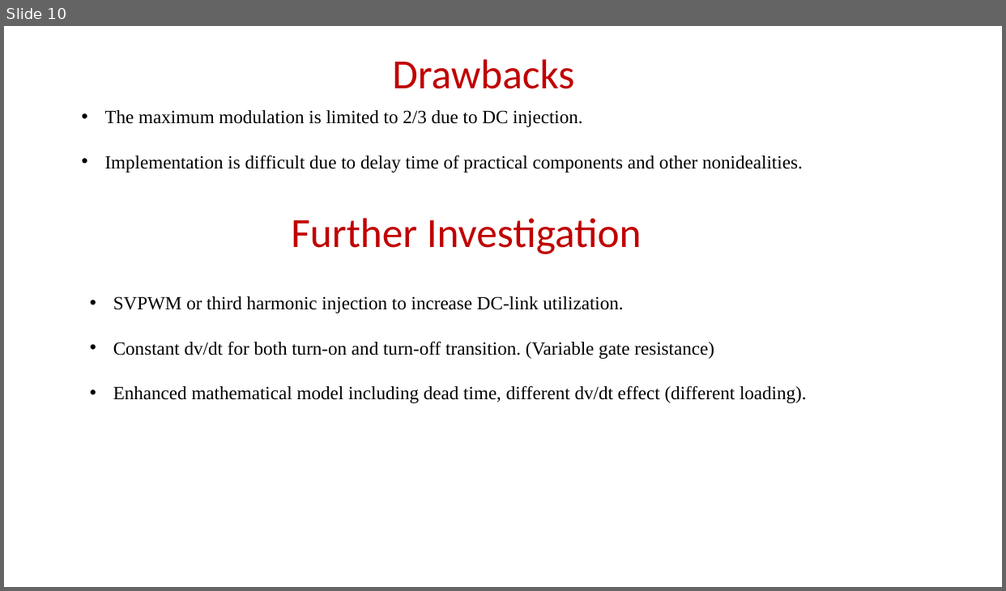
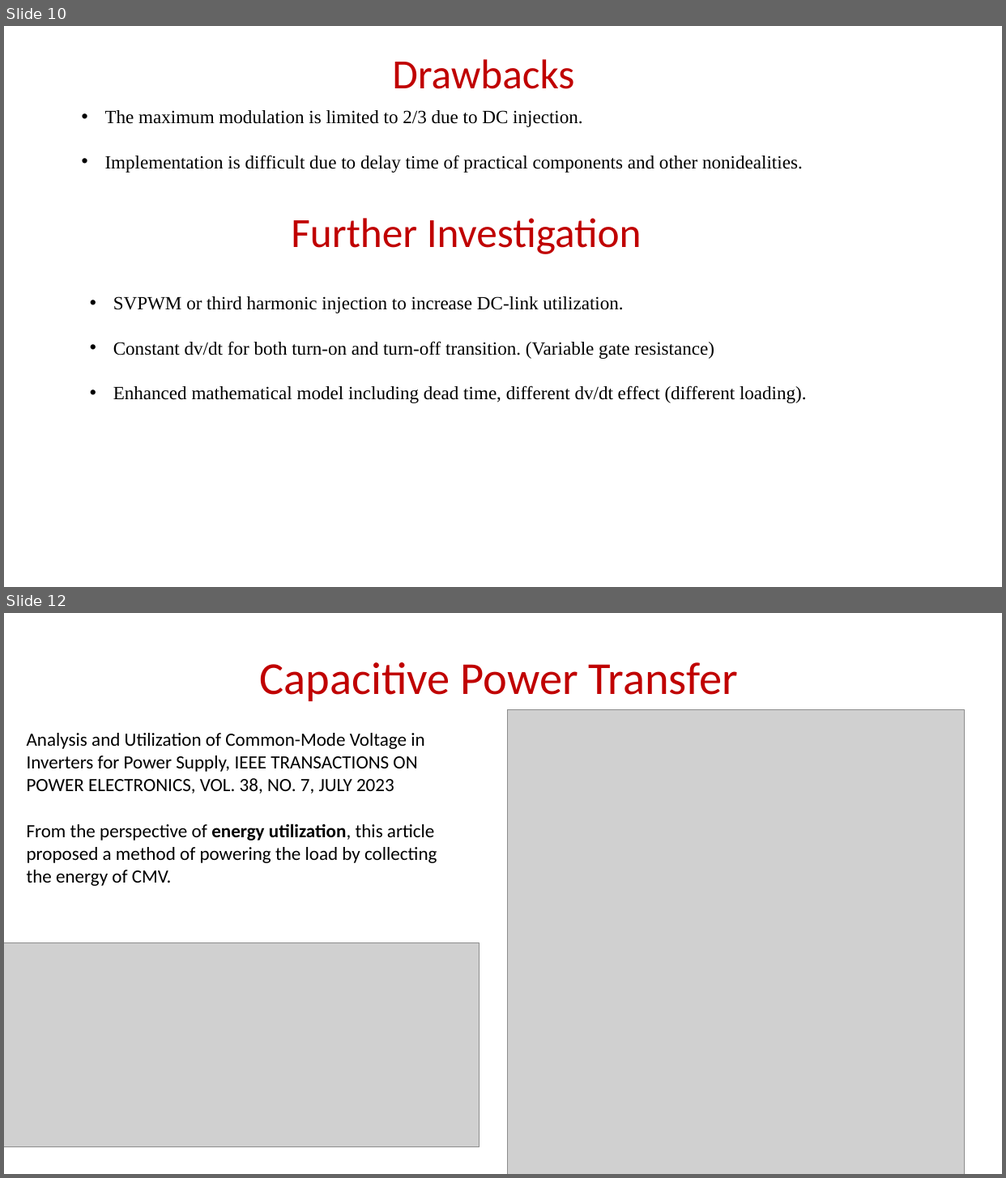
Before and after one commit to EnesAyaz/KTH, a slide deck: Switching Function - Reduced CMV PWM/dvdtReduction/dvdt.pptx. Shown one above the other, each under a label of ours: slide 10 before the commit, slides 10 and 12 after it; the slides between them are not shown. The pictures are 1006x591 and 1006x1178 pixels, drawn with LibreOffice and Linux fonts; fonts in the diff are those of the drawing; grey boxes stand for pictures. Boxes give left, top, right and bottom in pixels: in the first picture for what was removed or moved away, otherwise in the second. Text is boxed around its words. In the diff, an @@ line names an element or a change of style, - is before the commit and + after.

```diff
--- a/Switching Function - Reduced CMV PWM/dvdtReduction/dvdt.pptx
+++ b/Switching Function - Reduced CMV PWM/dvdtReduction/dvdt.pptx
@@ slide 12 added at (4,613,1002,1174), background #FFFFFF @@
@@ title added at (260,662,738,701), 44 pt, text #C00000 @@
+Capacitive Power Transfer
@@ text added at (27,733,424,794), 18 pt, text #000000 @@
+Analysis and Utilization of Common-Mode Voltage in Inverters for Power Supply, IEEE TRANSACTIONS ON POWER ELECTRONICS, VOL. 38, NO. 7, JULY 2023
@@ picture added at (508,710,965,1174) @@
@@ text added at (27,824,437,886), 18 pt, text #000000 @@
+From the perspective of energy utilization, this article proposed a method of powering the load by collecting the energy of CMV.
@@ picture added at (4,943,479,1148) @@
```
Also in this commit, not shown: 2 slides changed, 2 other slides added, 5 other files.
